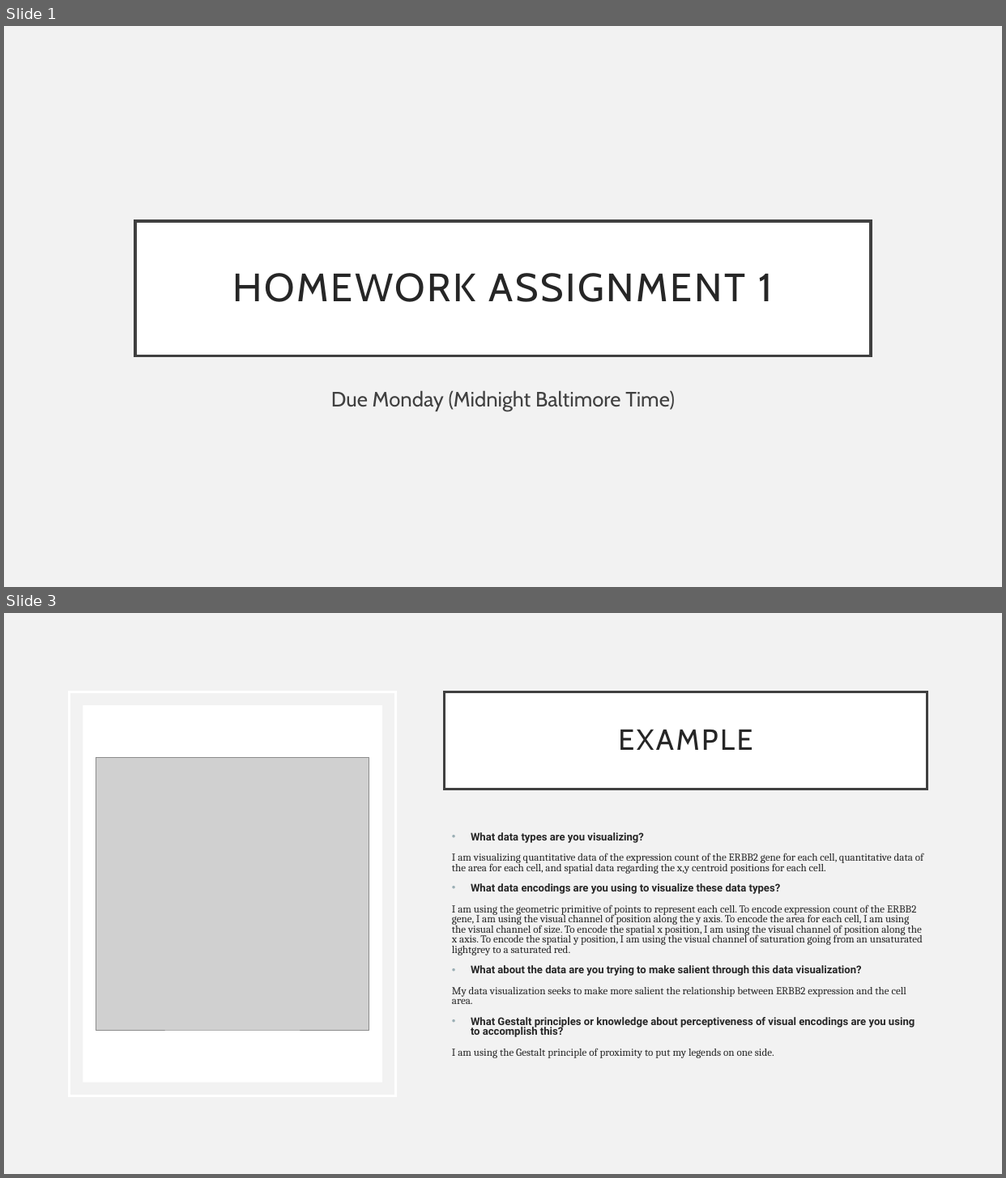
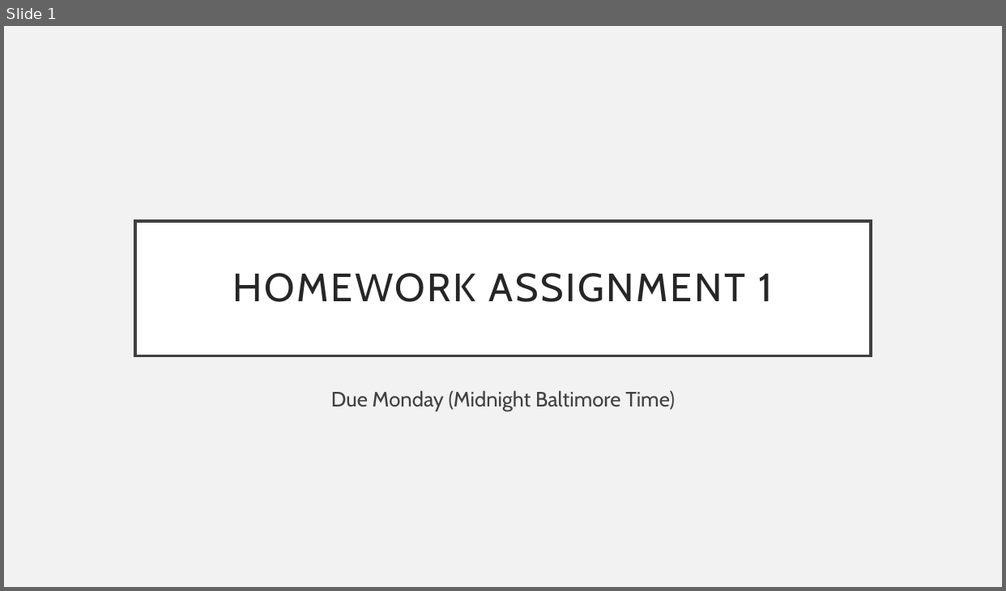
Before and after one commit to JEFworks-Lab/genomic-data-visualization-2024, a slide deck: resources/hw/genomic-data-visualization-HW_1.pptx. Shown one above the other, each under a label of ours: slides 1 and 3 before the commit, slide 1 after it; the slides between them are not shown. The pictures are 1006x1178 and 1006x591 pixels, drawn with LibreOffice and Linux fonts; fonts in the diff are those of the drawing; grey boxes stand for pictures. Boxes give left, top, right and bottom in pixels: in the first picture for what was removed or moved away, otherwise in the second. Text is boxed around its words. In the diff, an @@ line names an element or a change of style, - is before the commit and + after.

```diff
--- a/resources/hw/genomic-data-visualization-HW_1.pptx
+++ b/resources/hw/genomic-data-visualization-HW_1.pptx
@@ slide 3 removed at (4,613,1002,1174), background #F2F2F2 @@
@@ rectangle removed at (69,692,395,1096) @@
@@ rectangle removed at (83,705,382,1082) @@
@@ title removed at (445,692,928,789) @@
-EXAMPLE
@@ picture removed at (96,757,368,1030) @@
@@ text removed at (452,833,923,1059) @@
-• What data types are you visualizing?
-I am visualizing quantitative data of the expression count of the ERBB2 gene for each cell, quantitative data of the area for each cell, and spatial data regarding the x,y centroid positions for each cell.
-• What data encodings are you using to visualize these data types?
-I am using the geometric primitive of points to represent each cell. To encode expression count of the ERBB2 gene, I am using the visual channel of position along the y axis. To encode the area for each cell, I am using the visual channel of size. To encode the spatial x position, I am using the visual channel of position along the x axis. To encode the spatial y position, I am using the visual channel of saturation going from an unsaturated lightgrey to a saturated red.
-• What about the data are you trying to make salient through this data visualization?
-My data visualization seeks to make more salient the relationship between ERBB2 expression and the cell area.
-• What Gestalt principles or knowledge about perceptiveness of visual encodings are you using to accomplish this?
-I am using the Gestalt principle of proximity to put my legends on one side.
```
Also in this commit, not shown: 3 slides changed, 1 other slide removed, 5 other files.
